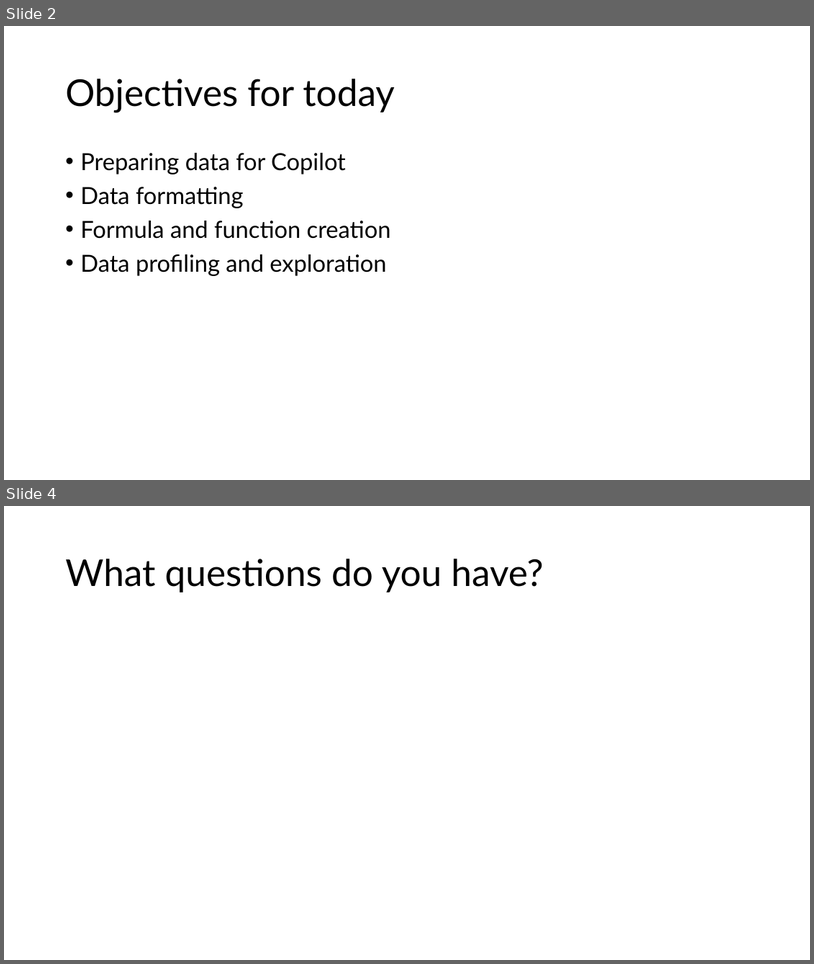
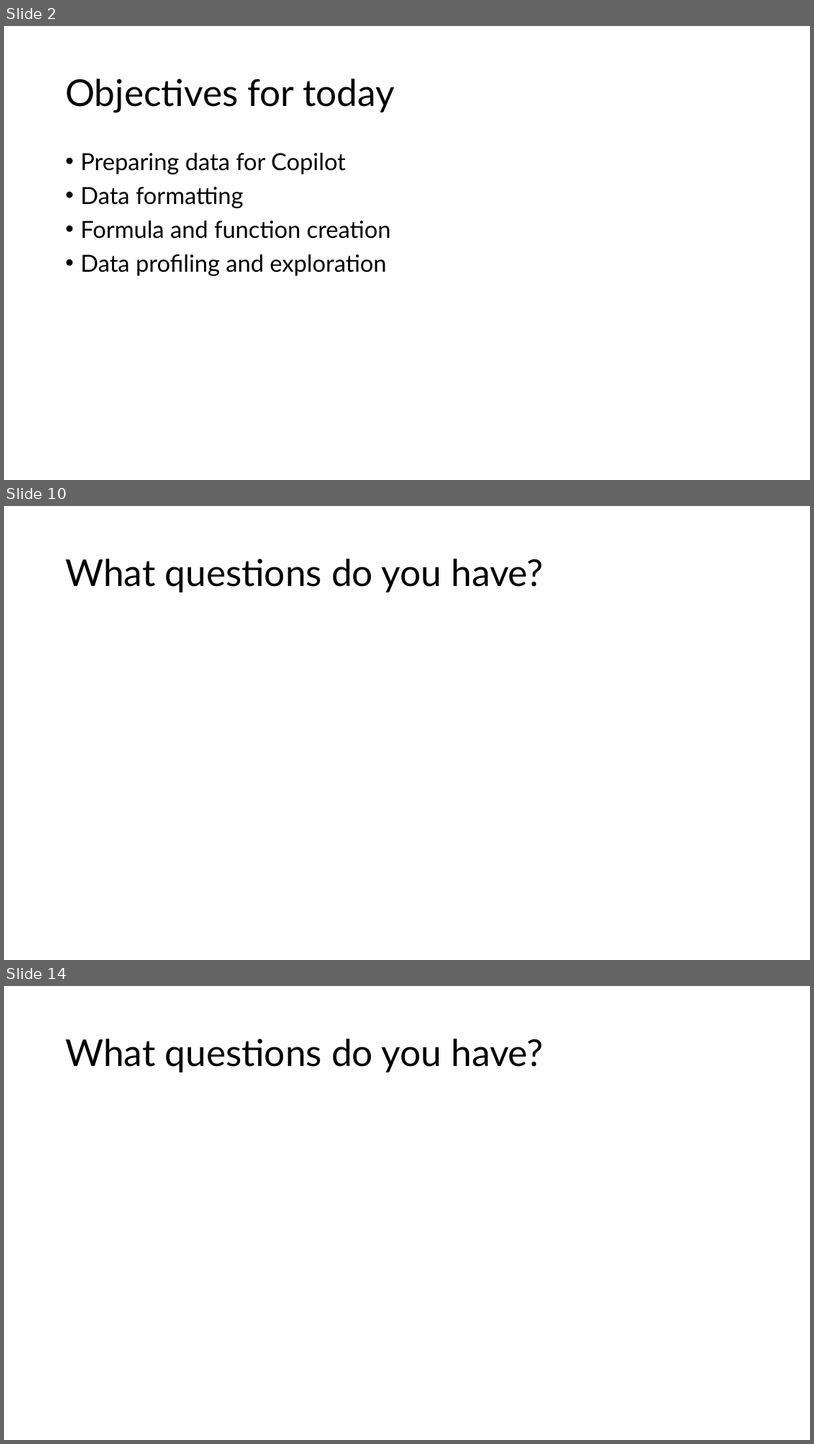
Before and after one commit to stringfestdata/complianceiq-intro-to-copilot-in-excel, a slide deck: complianceiq-intro-to-copilot-in-excel.pptx. Shown one above the other, each under a label of ours: slides 2 and 4 before the commit, slides 2, 10 and 14 after it; the slides between them are not shown. The pictures are 814x964 and 814x1444 pixels, drawn with LibreOffice and Linux fonts; fonts in the diff are those of the drawing. Boxes give left, top, right and bottom in pixels: in the first picture for what was removed or moved away, otherwise in the second. Text is boxed around its words. In the diff, an @@ line names an element or a change of style, - is before the commit and + after.

```diff
--- a/complianceiq-intro-to-copilot-in-excel.pptx
+++ b/complianceiq-intro-to-copilot-in-excel.pptx
@@ slide 10 added at box(4, 506, 810, 960), background #FFFFFF @@
@@ title added at box(65, 559, 543, 592), 44 pt, text #000000 @@
+What questions do you have?
@@ what was slide 4 is now slide 14 @@
```
Also in this commit, not shown: 10 other slides added, 1 slide removed, 13 other files.
